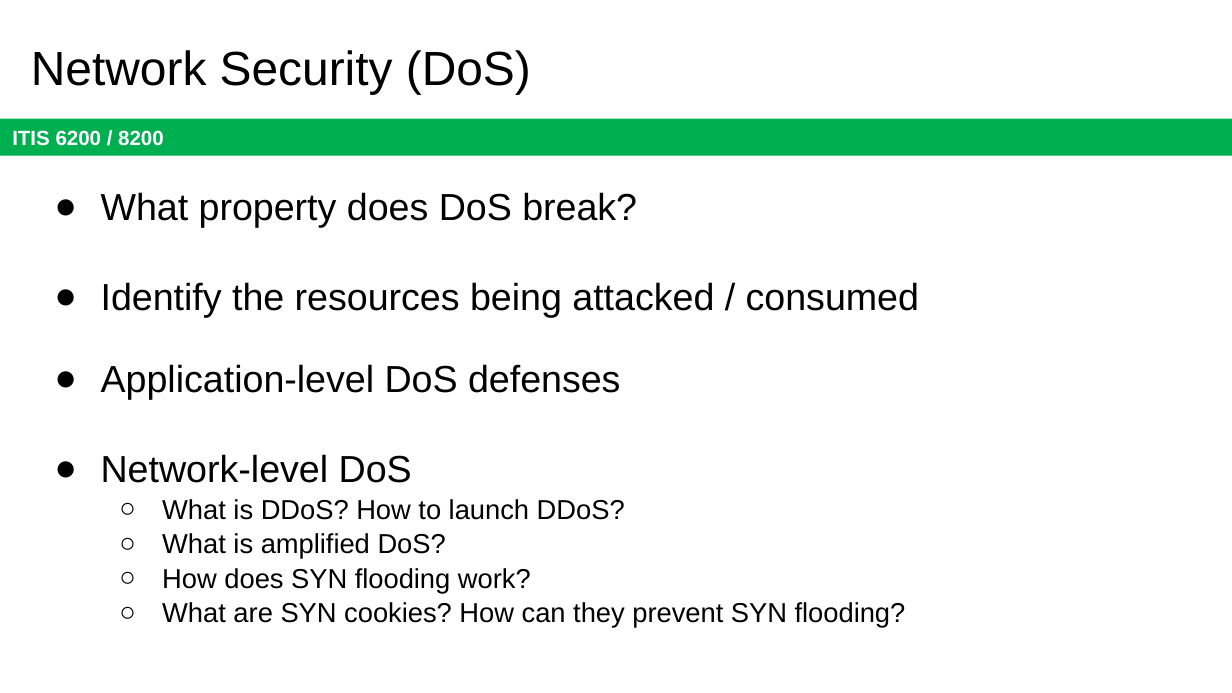
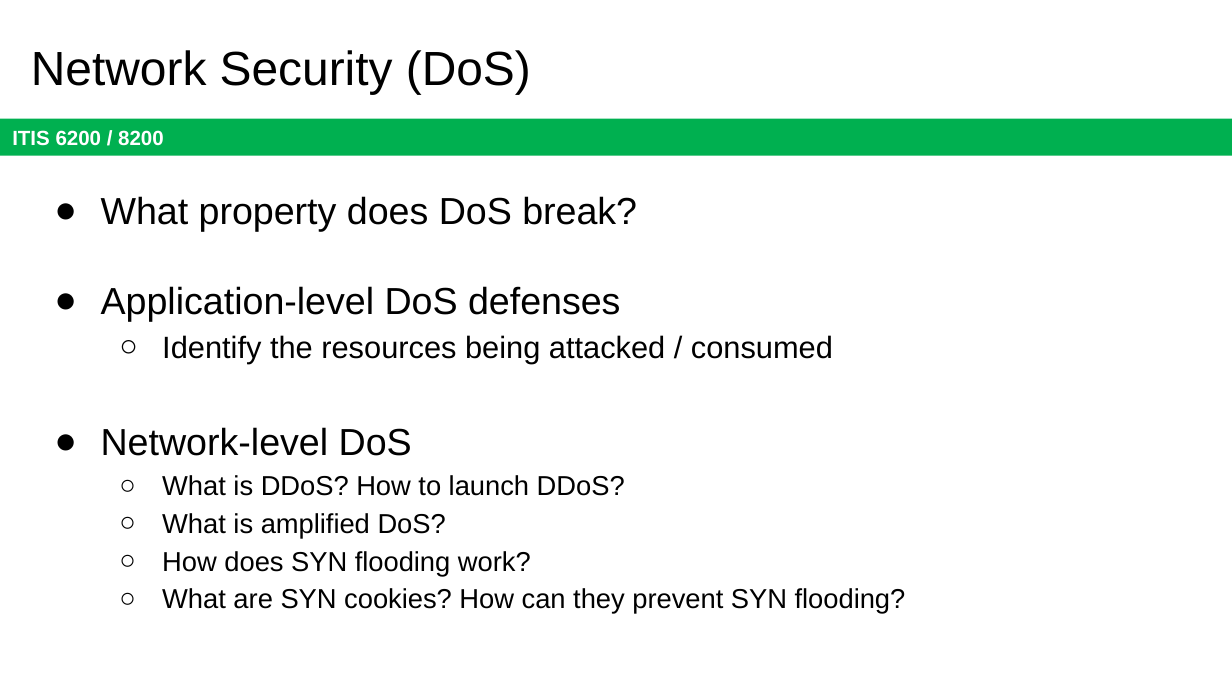
Before and after one commit to jx5c/github.io, a slide deck: slide 22 of teaching/ITIS6200/2023fa/lectures/final.review.pptx (slide 23 before the commit). Drawn at 1232x693 pixels with LibreOffice and Linux fonts; fonts in the diff are those of the drawing. Boxes give left, top, right and bottom in pixels: in the first picture for what was removed or moved away, otherwise in the second. Text is boxed around its words. In the diff, an @@ line names an element or a change of style, - is before the commit and + after.

```diff
--- a/teaching/ITIS6200/2023fa/lectures/final.review.pptx
+++ b/teaching/ITIS6200/2023fa/lectures/final.review.pptx
@@ text at [101, 196, 906, 614]: size 22 to 18 pt in "Identify the resources being attacked / consumed"; line spacing 1.05 to 1.15; bullet ● to ○; list level 1 to 2 in "Identify the resources being attacked ..." @@
@@ text at [101, 286, 620, 321]: paragraph added @@
+● Application-level DoS defenses
@@ text at [101, 364, 620, 399]: paragraph removed @@
-● Application-level DoS defenses
```
Also in this commit, not shown: 10 other slides changed, 1 slide added, 1 slide removed, 2 other files.
